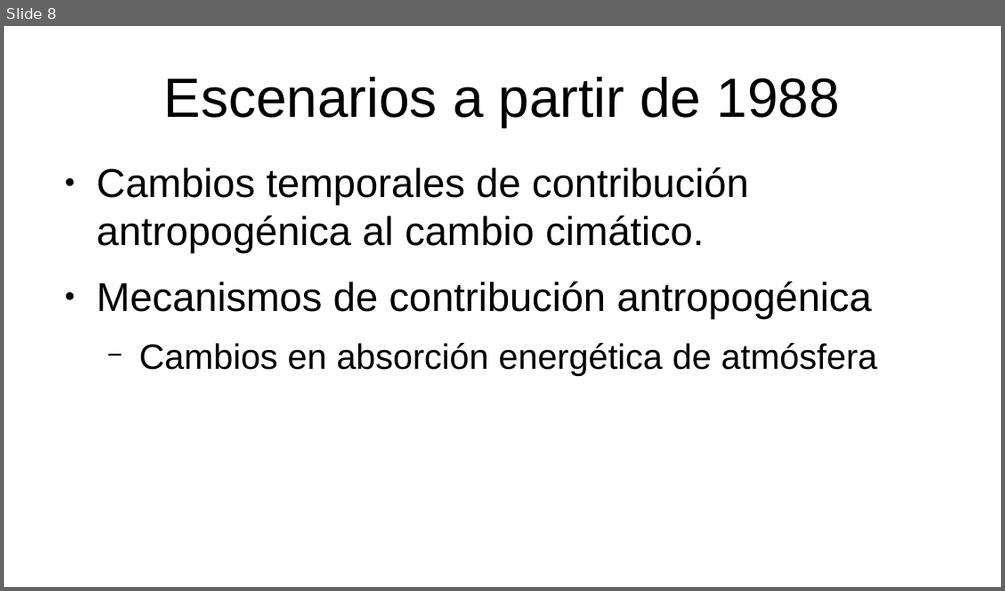
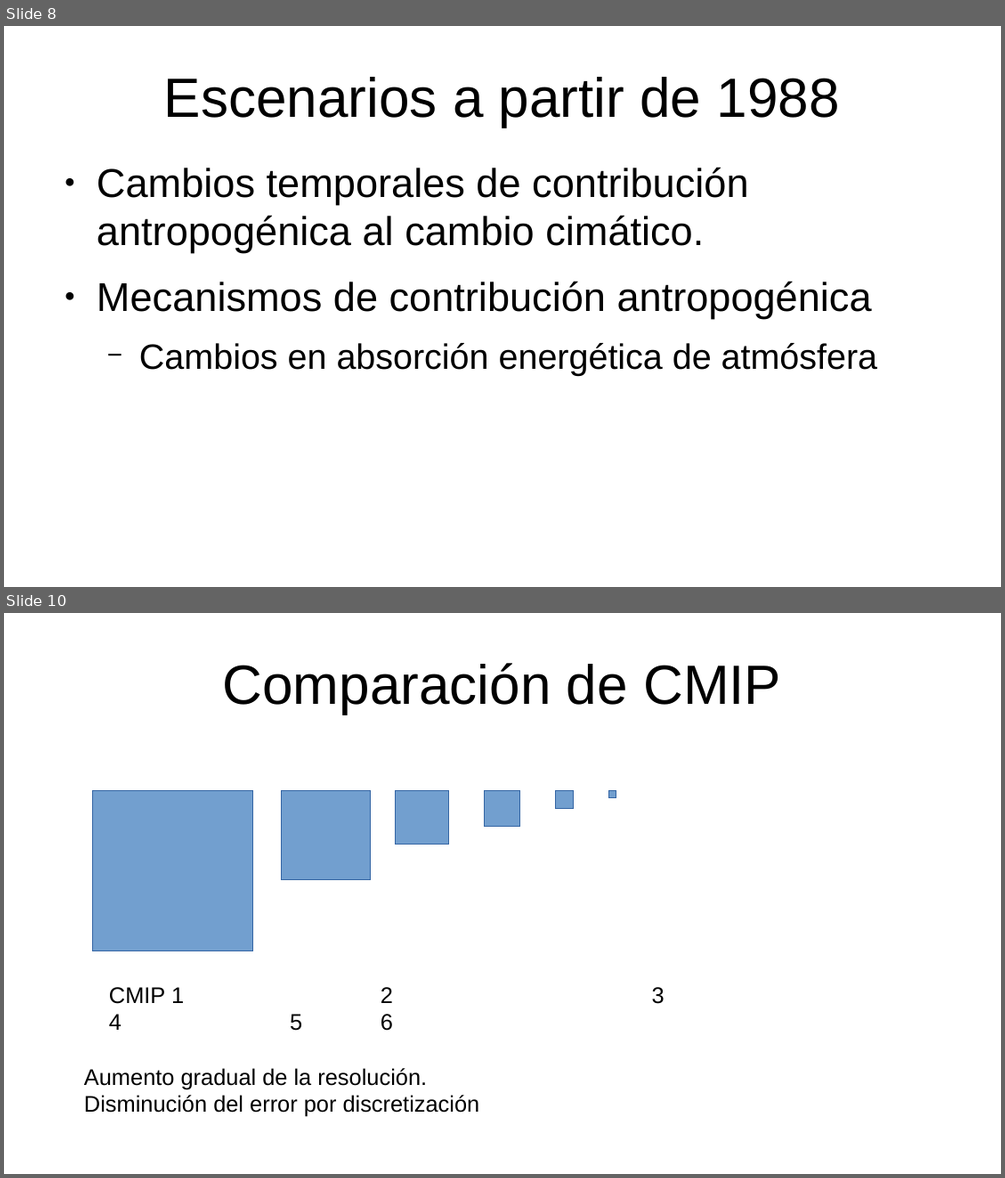
Before and after one commit to gerardommc/Ecologia-Teorica-II, a slide deck: Cambio-climatico/Escenarios.odp. Shown one above the other, each under a label of ours: slide 8 before the commit, slides 8 and 10 after it; the slides between them are not shown. The pictures are 1005x591 and 1005x1178 pixels, drawn with LibreOffice and Linux fonts; fonts in the diff are those of the drawing. Boxes give left, top, right and bottom in pixels: in the first picture for what was removed or moved away, otherwise in the second. Text is boxed around its words. In the diff, an @@ line names an element or a change of style, - is before the commit and + after.

```diff
--- a/Cambio-climatico/Escenarios.odp
+++ b/Cambio-climatico/Escenarios.odp
@@ slide 10 added at [4,613,1001,1174], background #FFFFFF @@
@@ title added at [223,663,781,714], 44 pt, text #000000 @@
+Comparación de CMIP
@@ rectangle added at [93,791,252,951], fill #729FCF, outline #3465A4 0 pt @@
@@ rectangle added at [282,791,371,880], fill #729FCF, outline #3465A4 0 pt @@
@@ rectangle added at [396,791,449,844], fill #729FCF, outline #3465A4 0 pt @@
@@ rectangle added at [485,791,519,827], fill #729FCF, outline #3465A4 0 pt @@
@@ rectangle added at [556,791,574,810], fill #729FCF, outline #3465A4 0 pt @@
@@ rectangle added at [609,791,616,798], fill #729FCF, outline #3465A4 0 pt @@
@@ text added at [109,987,393,1030], 18 pt, text #000000 @@
+CMIP 1 2 3 4 5 6
@@ text added at [84,1068,480,1117], 18 pt, text #000000 @@
+Aumento gradual de la resolución.
+Disminución del error por discretización
```
Also in this commit, not shown: 1 slide changed, 4 other slides added, 21 other files.
